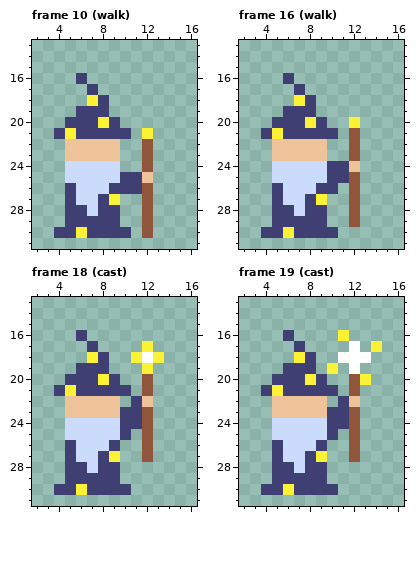
Two versions of one pixel-art file, source_data/aseprite/mage.aseprite. This is how it looked before the edit.
32x32 pixels, 32 frames. Shown: frame 10 (walk): x 2..16, y 13..31; frame 16 (walk): x 2..16, y 13..31; frame 18 (cast): x 2..16, y 13..31; frame 19 (cast): x 2..16, y 13..31. The commit also changed other frames, which this record leaves out.
The result:
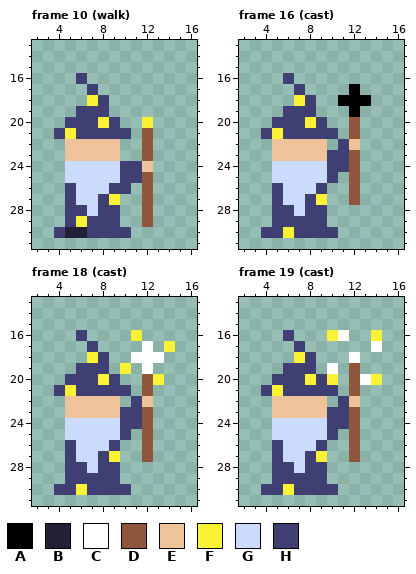
Palette (. is transparent): A #000000  B #222034  C #ffffff  D #8f563b  E #eec39a  F #fbf236  G #cbdbfc  H #3f3f74
Changes in this commit:
Frame 10 (walk), layers "arm_staff", "body":
The edit turns colour F into colour B in row 30 at x 6.
The edit turns colour H into colour B in row 30 at x 5.
The edit turns colour E into colour D in row 25 at x 12.
The edit turns colour F into colour D in row 21 at x 12.
The edit turns colour D into colour E in row 24 at x 12.
There is now colour F in row 20 at x 12.
The edit turns colour H into colour F in row 29 at x 6.
There is now colour H in row 24 at x 10 to 11.
Colour D is gone in row 30 at x 12.
Colour H is gone in row 26 at x 11.
Frame 16 (cast), layer "arm_staff":
There is now colour A in row 17 at x 12; in row 18 at x 11 to 13; in row 19 at x 12.
The edit turns colour E into colour D in row 24 at x 12.
The edit turns colour F into colour D in row 20 at x 12.
The edit turns colour D into colour E in row 22 at x 12.
There is now colour H in row 22 at x 11; in row 23 at x 10 to 11.
Colour D is gone in rows 28 to 29 at x 12.
Colour H is gone in row 25 at x 11; in row 26 at x 10.
Frame 18 (cast), layer "arm_staff":
The edit turns colour F into colour C in row 17 at x 12; in row 18 at x 11 and 13; in row 19 at x 12.
There is now colour F in row 16 at x 11; in row 17 at x 14; in row 19 at x 10; in row 20 at x 13.
Frame 19 (cast), layer "arm_staff":
The edit turns colour F into colour C in row 16 at x 11; in row 17 at x 14; in row 19 at x 10; in row 20 at x 13.
The edit turns colour C into colour D in row 19 at x 12.
There is now colour F in row 16 at x 10 and 14; in row 20 at x 10 and 14.
Colour C is gone in row 17 at x 12; in row 18 at x 11 and 13.
